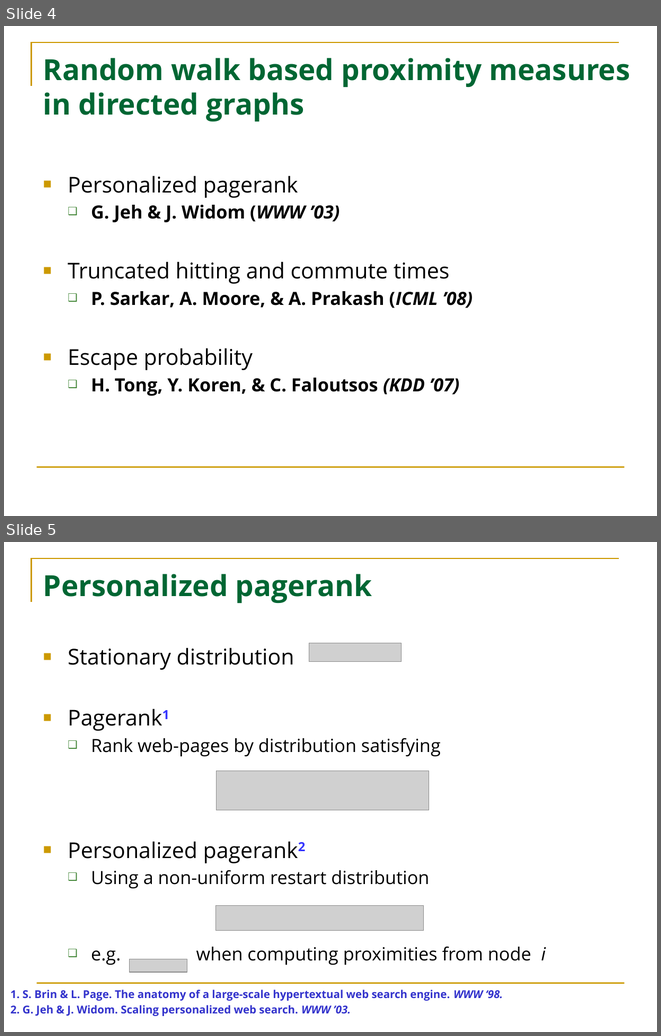
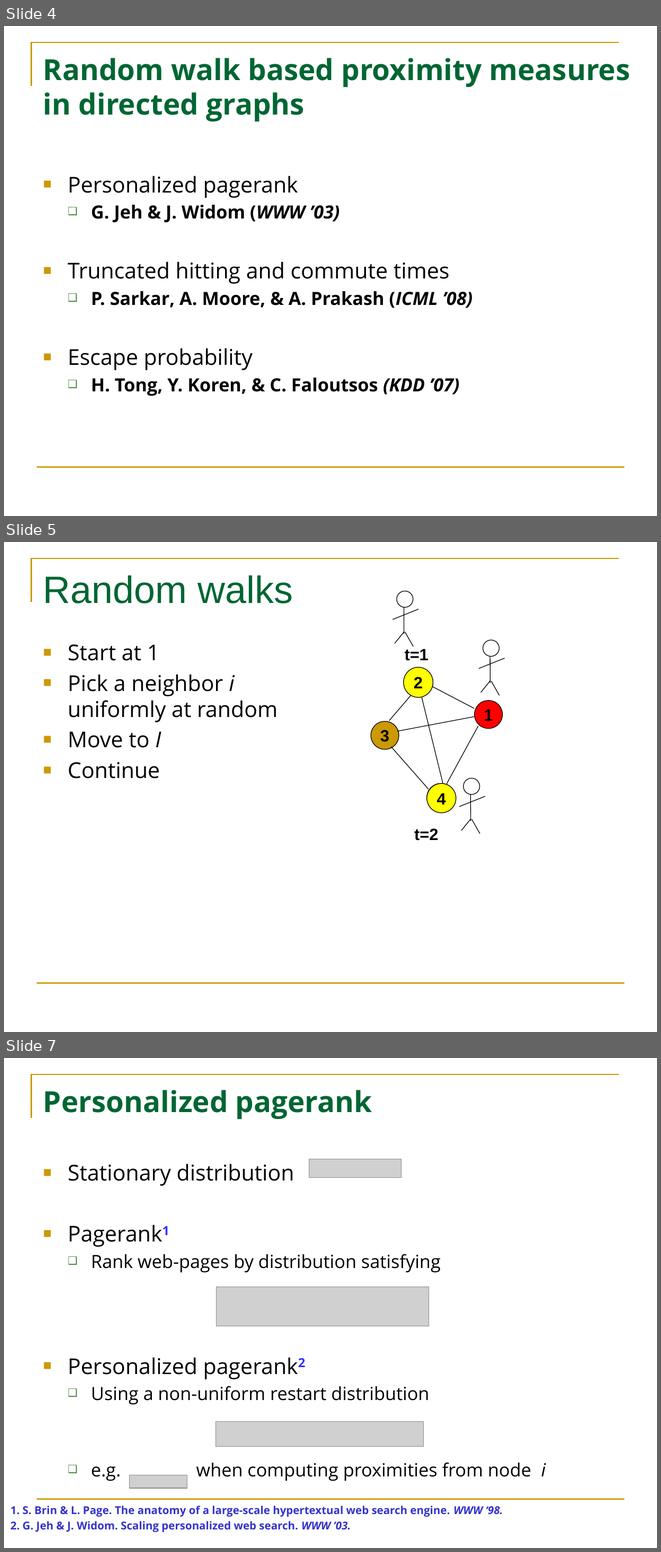
Before and after one commit to HuanSGT/rw-dir-prox, a slide deck: Random Walk based Proximity Measures in Directed Graphs.pptx. Shown one above the other, each under a label of ours: slides 4 and 5 before the commit, slides 4, 5 and 7 after it; the slides between them are not shown. The pictures are 661x1036 and 661x1552 pixels, drawn with LibreOffice and Linux fonts; fonts in the diff are those of the drawing; grey boxes stand for pictures. Boxes give left, top, right and bottom in pixels: in the first picture for what was removed or moved away, otherwise in the second. Text is boxed around its words. In the diff, an @@ line names an element or a change of style, - is before the commit and + after.

Commit message:
Adding a random walks slide

```diff
--- a/Random Walk based Proximity Measures in Directed Graphs.pptx
+++ b/Random Walk based Proximity Measures in Directed Graphs.pptx
@@ slide 5 added at (4,542,657,1032), background #FFFFFF; not listed: 2 template elements that a slide beside it also shows @@
@@ title added at (43,575,293,603), 42 pt, text #006633 @@
+Random walks
@@ group added at (392,591,418,646): 4 lines, 1 ellipse @@
@@ text added at (68,644,277,778), 24 pt, text #000000 @@
+■ Start at 1
+■ Pick a neighbor i uniformly at random
+■ Move to I
+■ Continue
@@ text added at (405,649,429,661), 18 pt, text #000000, bold @@
+t=1
@@ ellipse added at (404,668,433,697), fill #FFFF00, outline #000000 0.75 pt, 18 pt, text #000000, bold @@
+2
@@ group added at (479,640,505,696): 4 lines, 1 ellipse @@
@@ group added at (371,669,502,812): 6 lines, 4 ellipses @@
+2
+3
+4
+1
@@ ellipse added at (427,784,457,813), fill #FFFF00, outline #000000 0.75 pt, 18 pt, text #000000, bold @@
+4
@@ group added at (459,778,485,833): 4 lines, 1 ellipse @@
@@ text added at (414,828,438,840), 18 pt, text #000000, bold @@
+t=2
@@ what was slide 5 is now slide 7 @@
```
Also in this commit, not shown: 1 other slide added.
